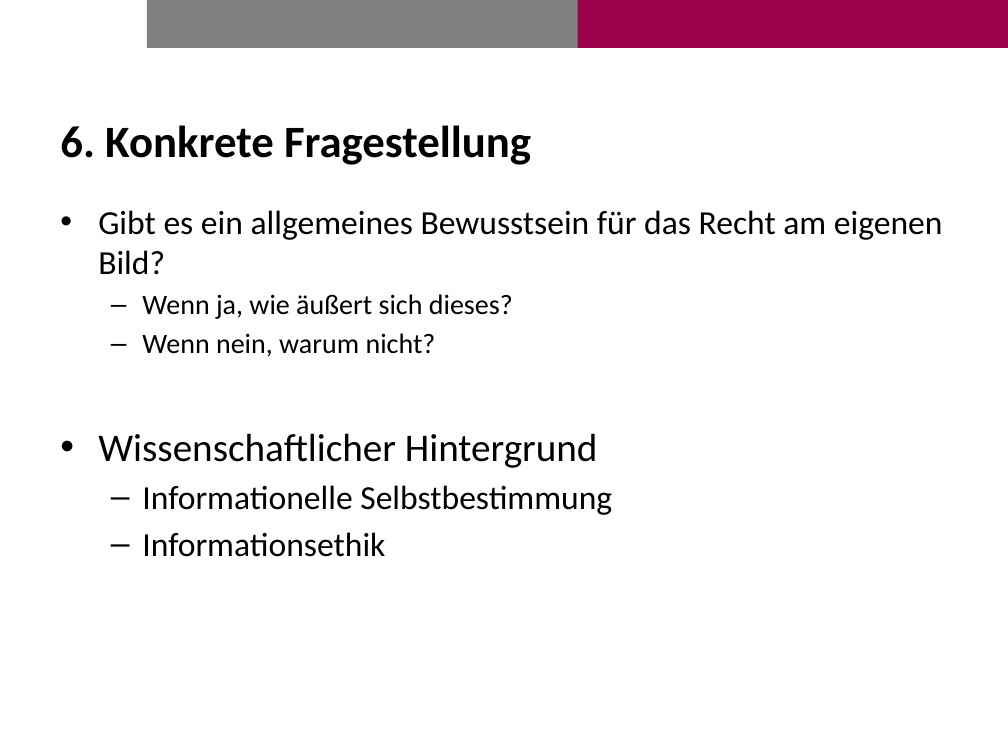
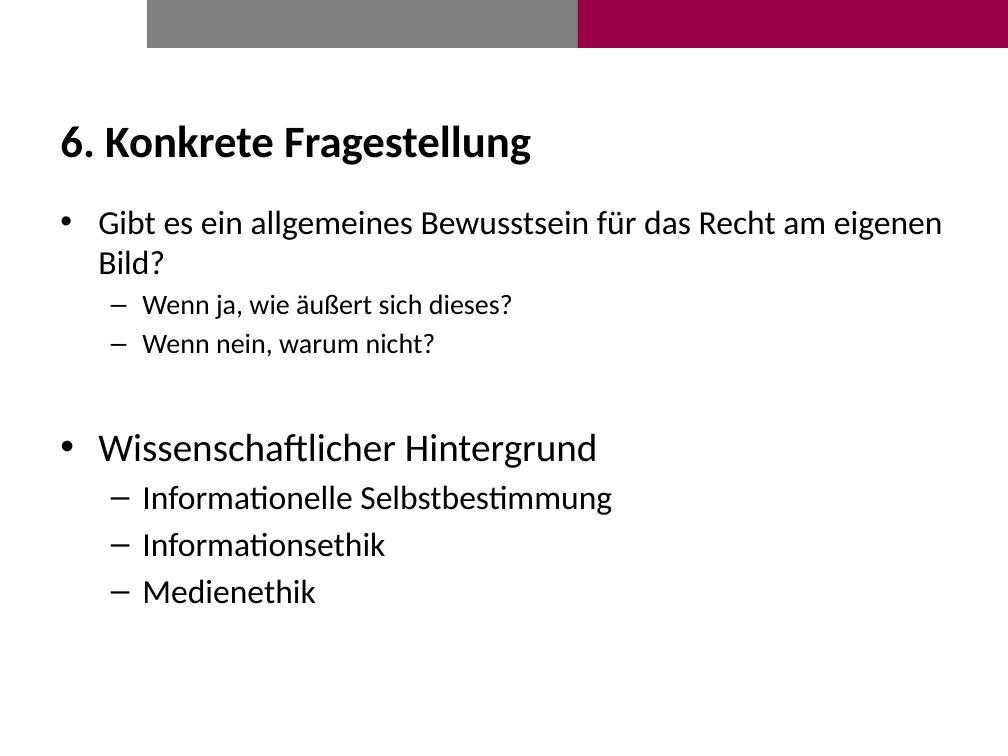
Before and after one commit to Brias/Photo-Booth, a slide deck: slide 12 of presentation/presentation.pptx. Drawn at 1008x756 pixels with LibreOffice and Linux fonts; fonts in the diff are those of the drawing; background and template pictures are left out. Boxes give left, top, right and bottom in pixels: in the first picture for what was removed or moved away, otherwise in the second. Text is boxed around its words. In the diff, an @@ line names an element or a change of style, - is before the commit and + after.

```diff
--- a/presentation/presentation.pptx
+++ b/presentation/presentation.pptx
@@ text at box(142, 579, 315, 604): paragraph added @@
+  – Medienethik
```
Also in this commit, not shown: 19 other files.
